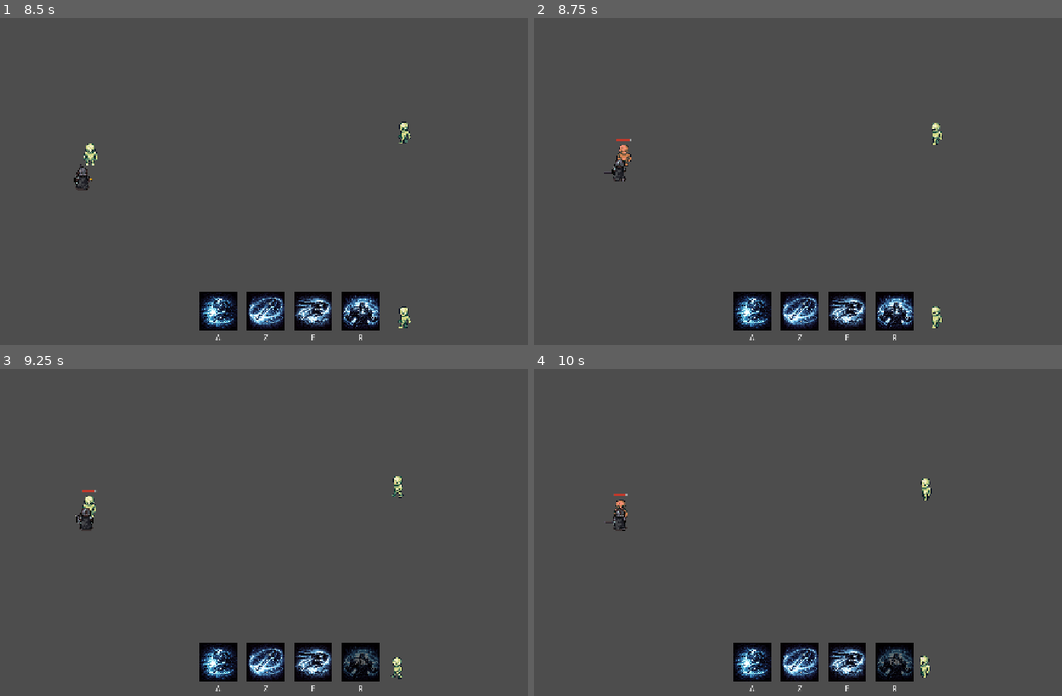
Above: before the commit, frames 1-4 (two rows, left to right).
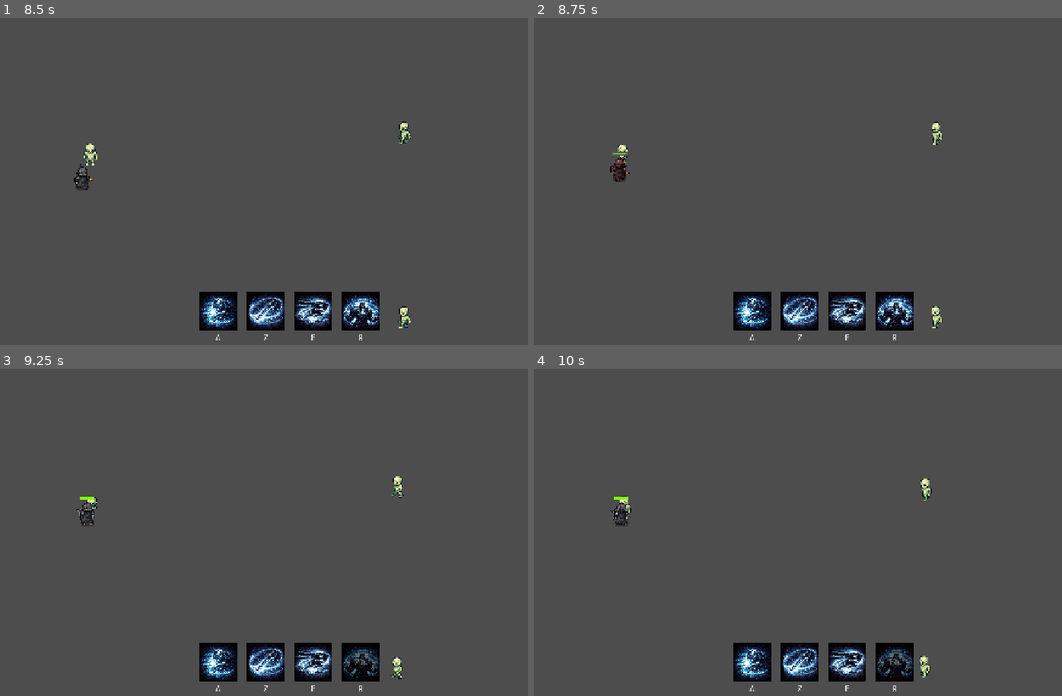
Above: after the commit, the same moments.

Repository: christophedas59/prototype_1
Game: Godot game, scene res://scenes/levels/test_arena.tscn
Two runs of this game, one before a commit and one after it. Both use one fixed random seed, a clock stepped at 60 frames per second and the inputs below. The project has no main scene, so this scene is started directly.
Inputs (mouse positions are in pixels of both pictures, inside the frame that each line leads up to):
- Up to frame 1 (8.5 s): click "0.0s" at 0.5 s; tap Enter at 1.25 s; move the mouse to (422, 161) at 1.27 s; hold D (move_right) 1.28-2 s; hold A (ability_1) 1.28-2 s; click (422, 161) at 1.42 s; drag from (168, 197) to (52, 263) at 2.02 s; move the mouse to (353, 106) at 2.77 s; hold D (move_right) 2.78-3.5 s; hold E (ability_3) 2.78-3.5 s; drag from (258, 246) to (52, 263) at 3.52 s; move the mouse to (475, 230) at 4.27 s; hold S (move_down) 4.28-5 s; hold Shift 4.28-5 s; drag from (105, 129) to (438, 318) at 5.02 s; move the mouse to (322, 181) at 5.77 s; hold S (move_down) 5.78-6.5 s; tap Ctrl at 5.85 s; click (322, 181) at 5.92 s; drag from (200, 93) to (422, 315) at 6.52 s; move the mouse to (422, 161) at 7.27 s; hold W (move_up) 7.28-8 s; hold Z (ability_2) 7.28-8 s; drag from (168, 197) to (406, 129) at 8.02 s
- Up to frame 2 (8.75 s): no input
- Up to frame 3 (9.25 s): move the mouse to (353, 457) at 8.77 s; hold S (move_down) from 8.78 s (still down); hold R (ability_4) from 8.78 s (still down)
- Up to frame 4 (10 s): release S (move_down) at 9.5 s; release R (ability_4) at 9.5 s; drag from (792, 597) to (623, 506) at 9.52 s

Frame 1 is identical in both runs. In frame 2, 0.3% of the frame differs, in the area x 13-77%, y 31-95%; in frame 3, 0.3%; in frame 4, 0.3%, in the area x 13-76%, y 33-95%.

Commit message:
Refactor melee range checks to grid Manhattan adjacency

Diff:
--- a/scripts/entities/combat_entity.gd
+++ b/scripts/entities/combat_entity.gd
@@ -233,12 +233,10 @@
 		return
 
 	var to_target := current_target.global_position - global_position
-	var dist := to_target.length()
-	var trigger_range := _get_attack_trigger_range(current_target)
 
 	update_facing_from_vector(to_target)
 
-	if dist <= trigger_range:
+	if _is_target_in_attack_range(current_target) and _can_attack_current_target_in_grid(current_target):
 		velocity = Vector2.ZERO
 		try_attack(current_target)
 		return
@@ -266,12 +264,10 @@
 		target_position = grid_combat_system.cell_to_world(assigned_cell)
 
 	var to_target := target_position - global_position
-	var dist := to_target.length()
-	var trigger_range := _get_attack_trigger_range(target)
 
 	update_facing_from_vector(to_target)
 
-	if dist <= trigger_range and _can_attack_current_target_in_grid(target):
+	if _is_target_in_attack_range(target) and _can_attack_current_target_in_grid(target):
 		velocity = Vector2.ZERO
 		try_attack(target)
 		return
@@ -292,6 +288,8 @@
 func try_attack(target: CombatEntity) -> void:
 	if ability_control_locked or is_dead or is_attacking or attack_timer > 0.0 or target == null:
 		return
+	if not _can_attack_current_target_in_grid(target):
+		return
 	if not _is_target_in_attack_range(target):
 		return
 
@@ -304,7 +302,7 @@
 
 	play_attack_animation()
 
-	# Déclenche la hitbox de mêlée (détection via hurtbox + événements)
+	# Déclenche la hitbox de mêlée (VFX/feedback); la portée gameplay est validée via grille.
 	if DEBUG_HITS:
 		print_debug(
 			"[hits] try_attack/start_swing",
@@ -346,9 +344,23 @@
 func _is_target_in_attack_range(target: CombatEntity) -> bool:
 	if target == null:
 		return false
-
-	var dist := global_position.distance_to(target.global_position)
-	return dist <= _get_attack_trigger_range(target)
+	var attacker_cell := _world_to_combat_cell(global_position)
+	var target_cell := _world_to_combat_cell(target.global_position)
+	var offset := attacker_cell - target_cell
+	return abs(offset.x) + abs(offset.y) == 1
+
+
+func _world_to_combat_cell(world_position: Vector2) -> Vector2i:
+	if grid_combat_system == null:
+		grid_combat_system = _resolve_grid_combat_system()
+	if grid_combat_system != null:
+		return grid_combat_system.world_to_cell(world_position)
+
+	var fallback_cell_size := max(1.0, attack_range)
+	return Vector2i(
+		int(round(world_position.x / fallback_cell_size)),
+		int(round(world_position.y / fallback_cell_size))
+	)
 
 
 func _get_attack_trigger_range(target: CombatEntity) -> float:
@@ -587,8 +599,6 @@
 func _can_attack_current_target_in_grid(target: CombatEntity) -> bool:
 	if grid_combat_system == null:
 		return true
-	if not is_enemy:
-		return true
 
 	var attacker_cell := grid_combat_system.world_to_cell(global_position)
 	var target_cell := grid_combat_system.world_to_cell(target.global_position)
--- a/tests/test_combat_hit_pipeline_regression.gd
+++ b/tests/test_combat_hit_pipeline_regression.gd
@@ -28,18 +28,17 @@
 	assert_eq(target.hp, initial_hp - 3, "receive_hit doit déclencher le handler d'entité et appliquer les dégâts")
 
 
-func test_attack_range_does_not_start_before_hitbox_hurtbox_contact() -> void:
+func test_attack_range_uses_cardinal_manhattan_adjacency() -> void:
 	var attacker := _spawn_entity(Vector2.ZERO)
 	var target := _spawn_entity(Vector2.ZERO)
 
 	await get_tree().process_frame
 
-	var contact_range := attacker._get_melee_contact_range(target)
-	assert_gt(contact_range, 0.0, "Le test nécessite une portée de contact valide")
+	target.global_position = Vector2(32, 0)
+	assert_true(attacker._is_target_in_attack_range(target), "Une cible sur case cardinale adjacente doit être attaquable")
 
-	target.global_position = Vector2(contact_range + 0.5, 0)
+	target.global_position = Vector2(32, 32)
+	assert_false(attacker._is_target_in_attack_range(target), "Une cible en diagonale ne doit pas être attaquable")
 
-	assert_false(
-		attacker._is_target_in_attack_range(target),
-		"L'attaque ne doit pas démarrer hors contact hitbox/hurtbox, sinon aucun hit ne peut être détecté"
-	)
+	target.global_position = Vector2(64, 0)
+	assert_false(attacker._is_target_in_attack_range(target), "Une cible à distance Manhattan > 1 ne doit pas être attaquable")
--- a/tests/test_grid_combat_system.gd
+++ b/tests/test_grid_combat_system.gd
@@ -89,16 +89,52 @@
 	add_child_autofree(system)
 	system.cell_size = 32.0
 
+	await get_tree().process_frame
+
 	var entity: CombatEntity = CombatEntityScene.instantiate()
+	entity.grid_combat_system = system
 	add_child_autofree(entity)
 	entity.global_position = Vector2(96, 96)
 
 	await get_tree().process_frame
 
 	var entity_cell := system.world_to_cell(entity.global_position)
-	assert_false(system.is_cell_free(entity_cell), "La cellule doit être réservée au spawn")
+	if system.is_cell_free(entity_cell):
+		system.reserve_cell(entity_cell, entity)
+	assert_false(system.is_cell_free(entity_cell), "La cellule doit être réservée avant la mort")
 
 	entity.die()
 	await get_tree().process_frame
 
 	assert_true(system.is_cell_free(entity_cell), "La cellule doit être libérée à la mort")
+
+
+func test_try_attack_requires_reserved_adjacent_attack_slot() -> void:
+	var system: GridCombatSystem = GridCombatSystemScript.new()
+	add_child_autofree(system)
+	system.cell_size = 32.0
+
+	var attacker: CombatEntity = CombatEntityScene.instantiate()
+	attacker.grid_combat_system = system
+	add_child_autofree(attacker)
+	attacker.is_enemy = true
+	attacker.global_position = Vector2(32, 0)
+
+	var target: CombatEntity = CombatEntityScene.instantiate()
+	target.grid_combat_system = system
+	add_child_autofree(target)
+	target.is_player = true
+	target.global_position = Vector2.ZERO
+
+	await get_tree().process_frame
+
+	# Adjacence cardinale OK, mais aucun slot d'attaque réservé => refus.
+	attacker.try_attack(target)
+	assert_eq(attacker.attack_timer, 0.0, "Sans slot réservé, l'attaque doit être refusée même en adjacence")
+
+	var assigned_cell := system.assign_attack_slot(attacker, target)
+	attacker.global_position = system.cell_to_world(assigned_cell)
+	await get_tree().process_frame
+
+	attacker.try_attack(target)
+	assert_gt(attacker.attack_timer, 0.0, "Avec slot adjacent réservé, l'attaque peut démarrer")
Not shown, changed: scripts/components/README.md
